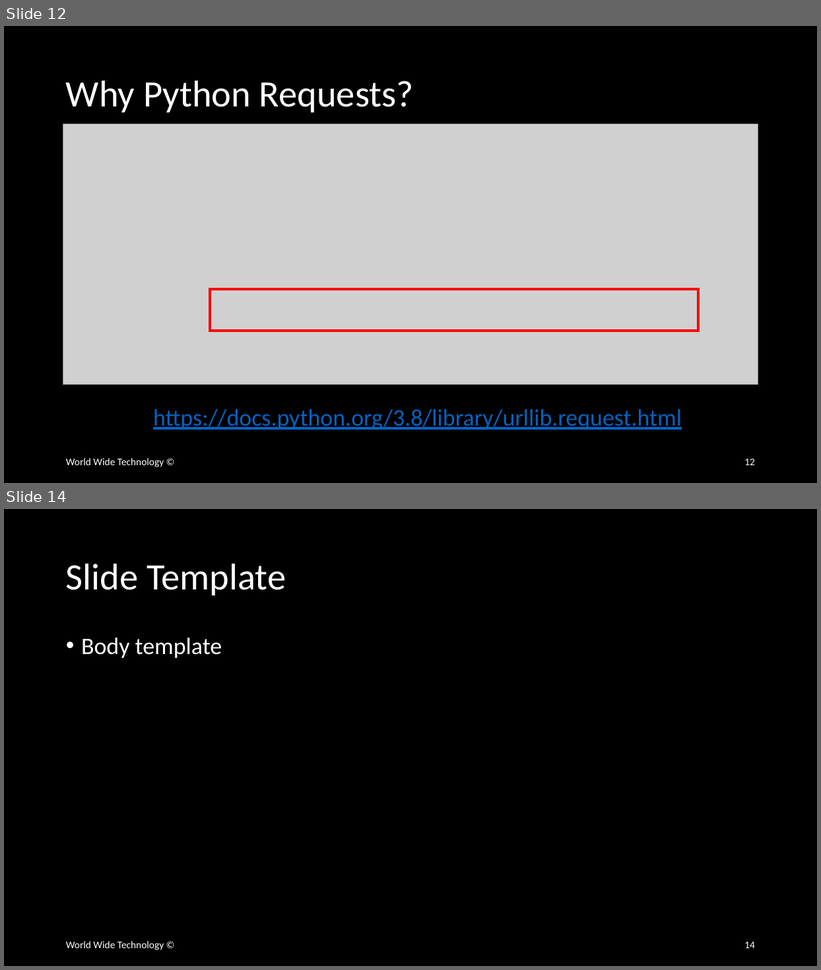
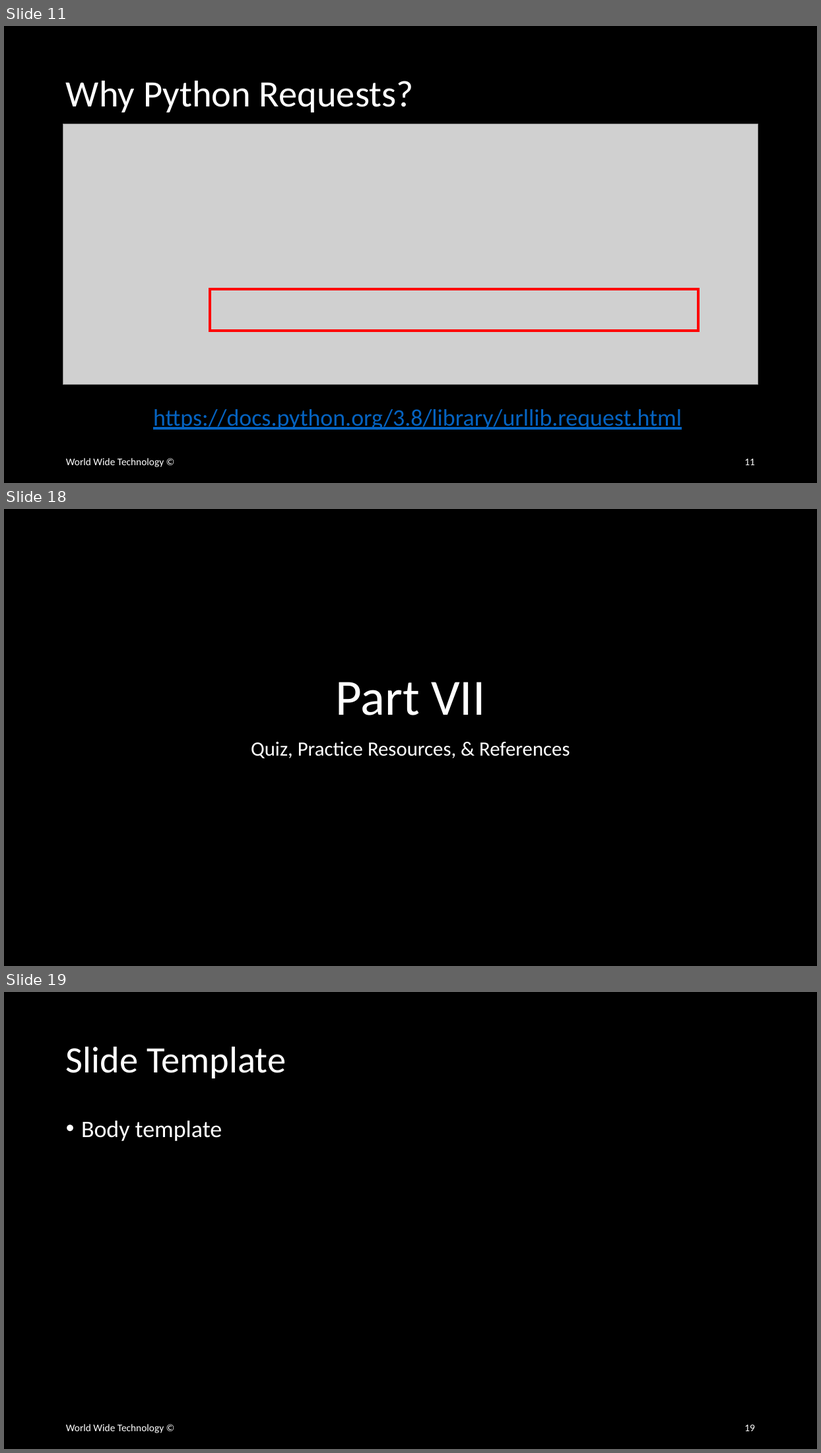
Before and after one commit to wwt/curl-requests-foundations, a slide deck: rest-api-http-foundations.pptx. Shown one above the other, each under a label of ours: slides 12 and 14 before the commit, slides 11, 18 and 19 after it; the slides between them are not shown. The pictures are 821x970 and 821x1453 pixels, drawn with LibreOffice and Linux fonts; fonts in the diff are those of the drawing; grey boxes stand for pictures. Boxes give left, top, right and bottom in pixels: in the first picture for what was removed or moved away, otherwise in the second. Text is boxed around its words. In the diff, an @@ line names an element or a change of style, - is before the commit and + after.

```diff
--- a/rest-api-http-foundations.pptx
+++ b/rest-api-http-foundations.pptx
@@ slide 18 added at (x1=4, y1=509, x2=817, y2=966), background #000000 @@
@@ title added at (x1=335, y1=682, x2=485, y2=716), 60 pt, text #FFFFFF @@
+Part VII
@@ subtitle added at (x1=251, y1=741, x2=570, y2=758), 24 pt, text #FFFFFF @@
+Quiz, Practice Resources, & References
@@ what was slide 12 is now slide 11 @@
@@ page number at (x1=745, y1=459, x2=755, y2=466): text changed @@
-12
+11
@@ what was slide 14 is now slide 19 @@
@@ page number at (x1=745, y1=1425, x2=755, y2=1432): text changed @@
-14
+19
```
Also in this commit, not shown: 9 slides changed, 3 other slides added, 1 slide removed.
